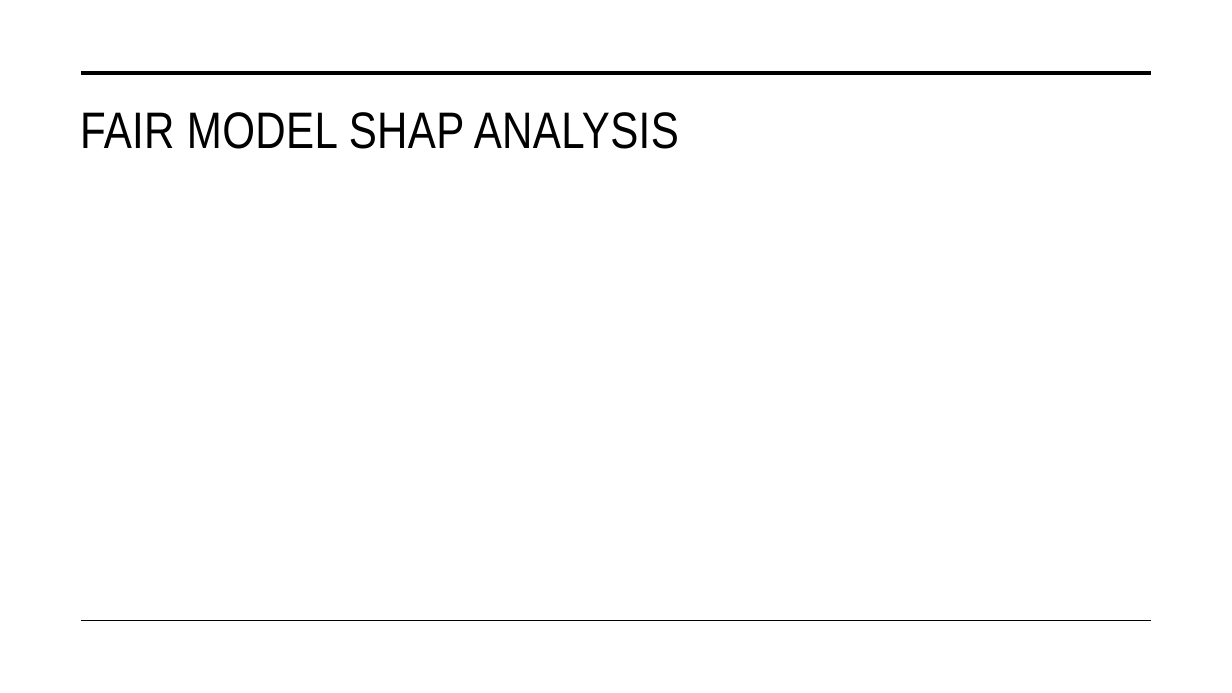
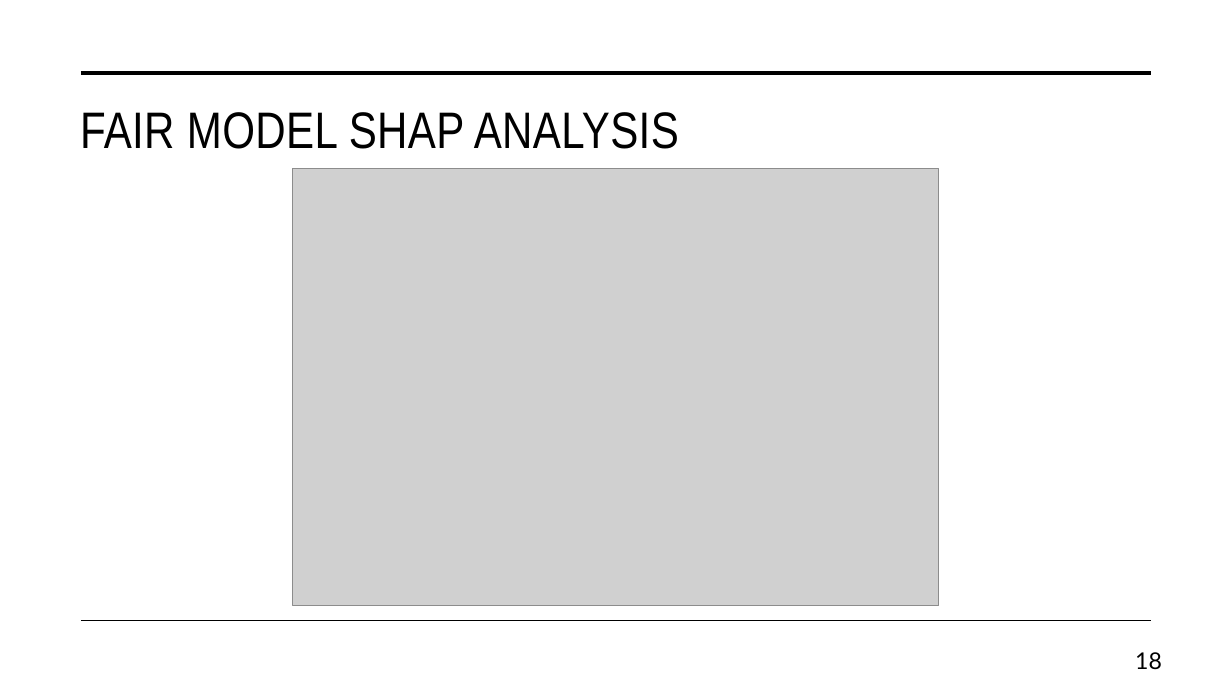
Before and after one commit to WiiLife/XAI_project, a slide deck: slide 18 of Trustworthy Autonomous Systems.pptx (slide 14 before the commit). Drawn at 1232x693 pixels with LibreOffice and Linux fonts; fonts in the diff are those of the drawing; grey boxes stand for pictures. Boxes give left, top, right and bottom in pixels: in the first picture for what was removed or moved away, otherwise in the second. Text is boxed around its words. In the diff, an @@ line names an element or a change of style, - is before the commit and + after.

```diff
--- a/Trustworthy Autonomous Systems.pptx
+++ b/Trustworthy Autonomous Systems.pptx
@@ picture added at (293,168,939,605) @@
@@ page number added at (1135,652,1162,670), 18 pt, text #000000 @@
+18
```
Also in this commit, not shown: 17 other slides changed, 4 slides added, 1 slide removed, 2 other files.
